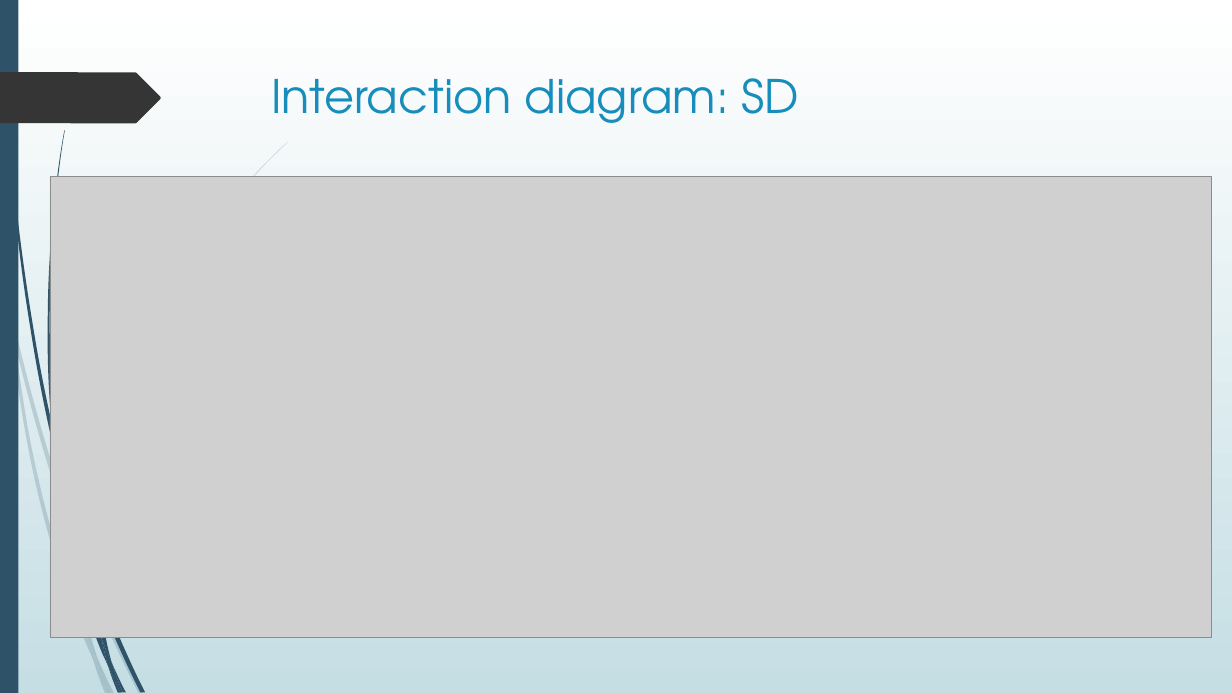
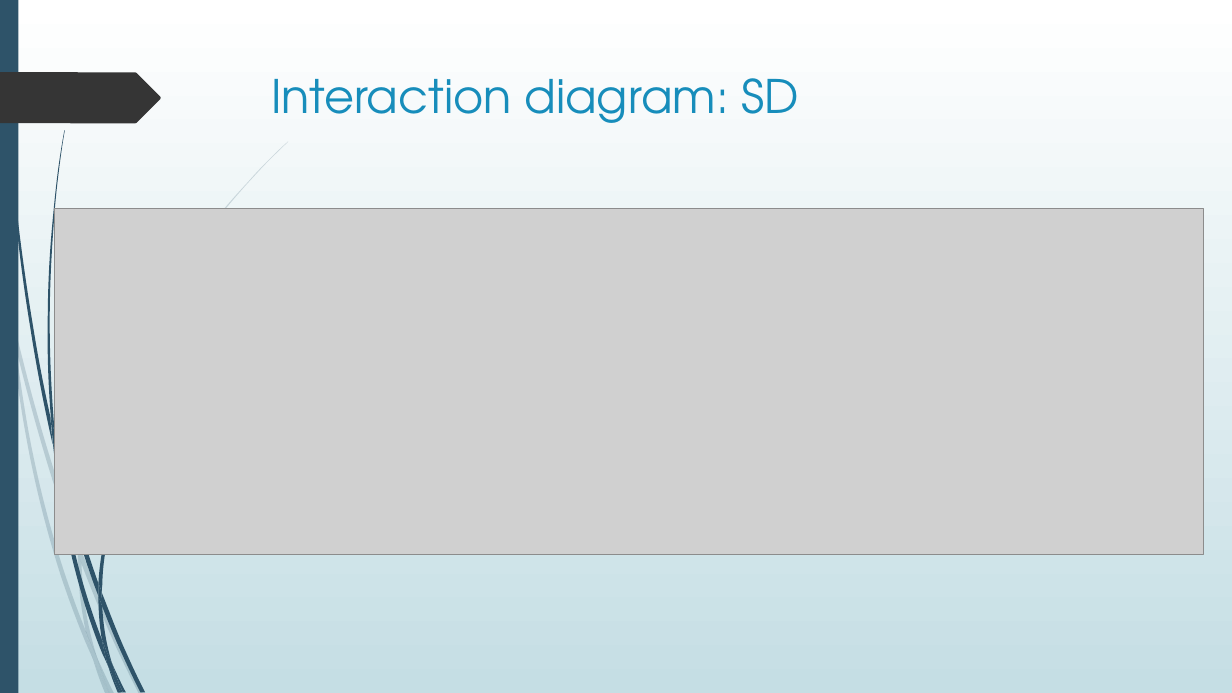
Before and after one commit to ortismal/3-semester-computer-science, a slide deck: slide 9 of Topic agency/The Topics Agency Præsentation.pptx. Drawn at 1232x693 pixels with LibreOffice and Linux fonts; fonts in the diff are those of the drawing; grey boxes stand for pictures. Boxes give left, top, right and bottom in pixels: in the first picture for what was removed or moved away, otherwise in the second. Text is boxed around its words. In the diff, an @@ line names an element or a change of style, - is before the commit and + after.

```diff
--- a/Topic agency/The Topics Agency Præsentation.pptx
+++ b/Topic agency/The Topics Agency Præsentation.pptx
@@ picture: place and size @@
-picture at bbox=[50, 177, 1212, 638]
+picture at bbox=[55, 209, 1203, 555]
@@ freeform shape added at bbox=[98, 318, 240, 592], fill #2E5369 @@
@@ freeform shape added at bbox=[55, 436, 98, 596], fill #2E5369 @@
@@ freeform shape added at bbox=[78, 542, 81, 564], fill #2E5369 at 20% opacity @@
@@ freeform shape added at bbox=[98, 583, 102, 606], fill #2E5369 @@
```
Also in this commit, not shown: 22 other files.
